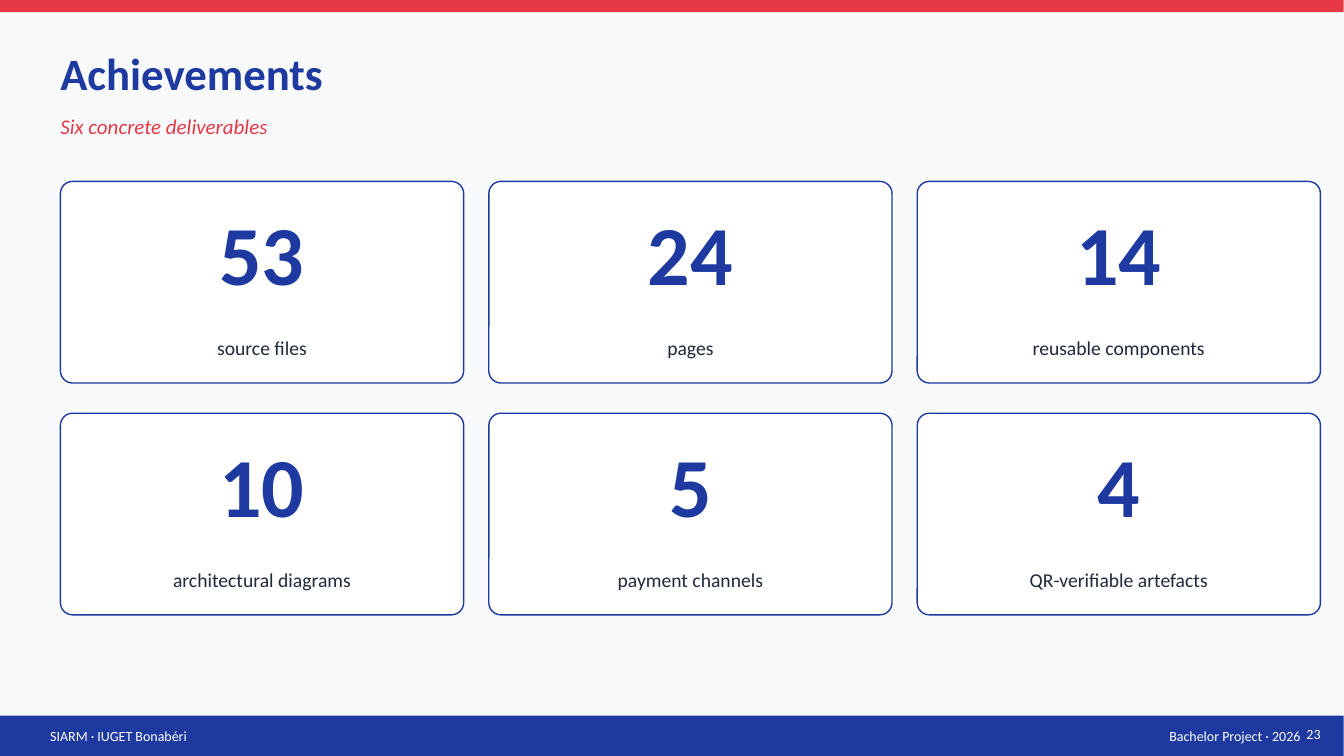
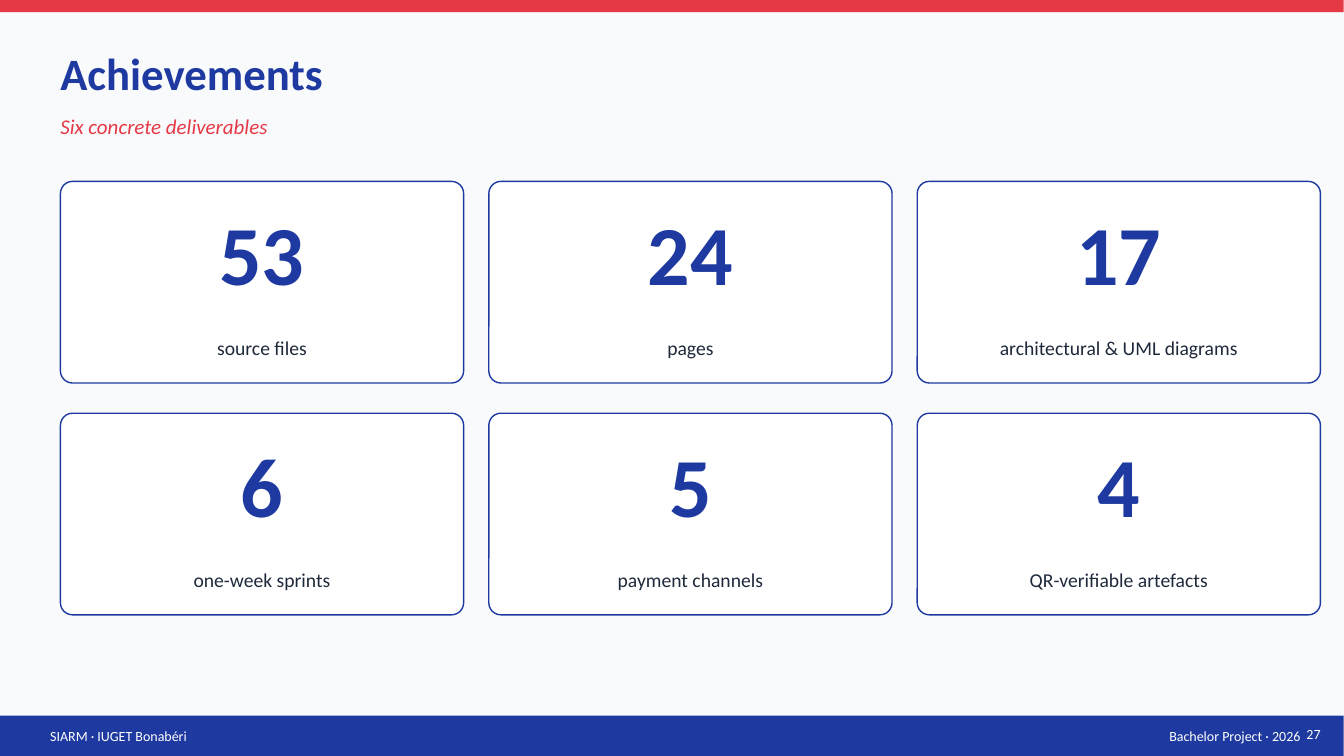
Before and after one commit to leaticiadipocko-wq/schoolproject, a slide deck: slide 27 of deliverables/SIARM-Defense.pptx (slide 23 before the commit). Drawn at 1344x756 pixels with LibreOffice and Linux fonts; fonts in the diff are those of the drawing. Boxes give left, top, right and bottom in pixels: in the first picture for what was removed or moved away, otherwise in the second. Text is boxed around its words. In the diff, an @@ line names an element or a change of style, - is before the commit and + after.

```diff
--- a/deliverables/SIARM-Defense.pptx
+++ b/deliverables/SIARM-Defense.pptx
@@ text at (x1=1076, y1=230, x2=1161, y2=285): text changed @@
-14
+17
@@ text at (x1=1000, y1=341, x2=1238, y2=359): text changed @@
-reusable components
+architectural & UML diagrams
@@ text at (x1=241, y1=459, x2=284, y2=518): text changed @@
-10
+6
@@ text at (x1=194, y1=573, x2=331, y2=590): text changed @@
-architectural diagrams
+one-week sprints
@@ page number at (x1=1306, y1=730, x2=1320, y2=739): text changed @@
-23
+27
```
Also in this commit, not shown: 4 slides added, 4 other files.
